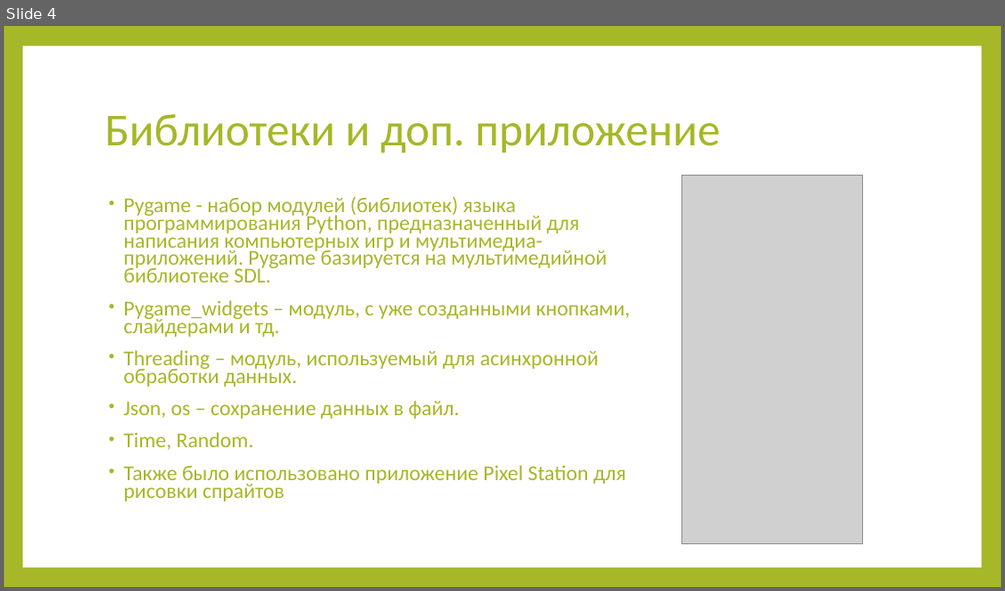
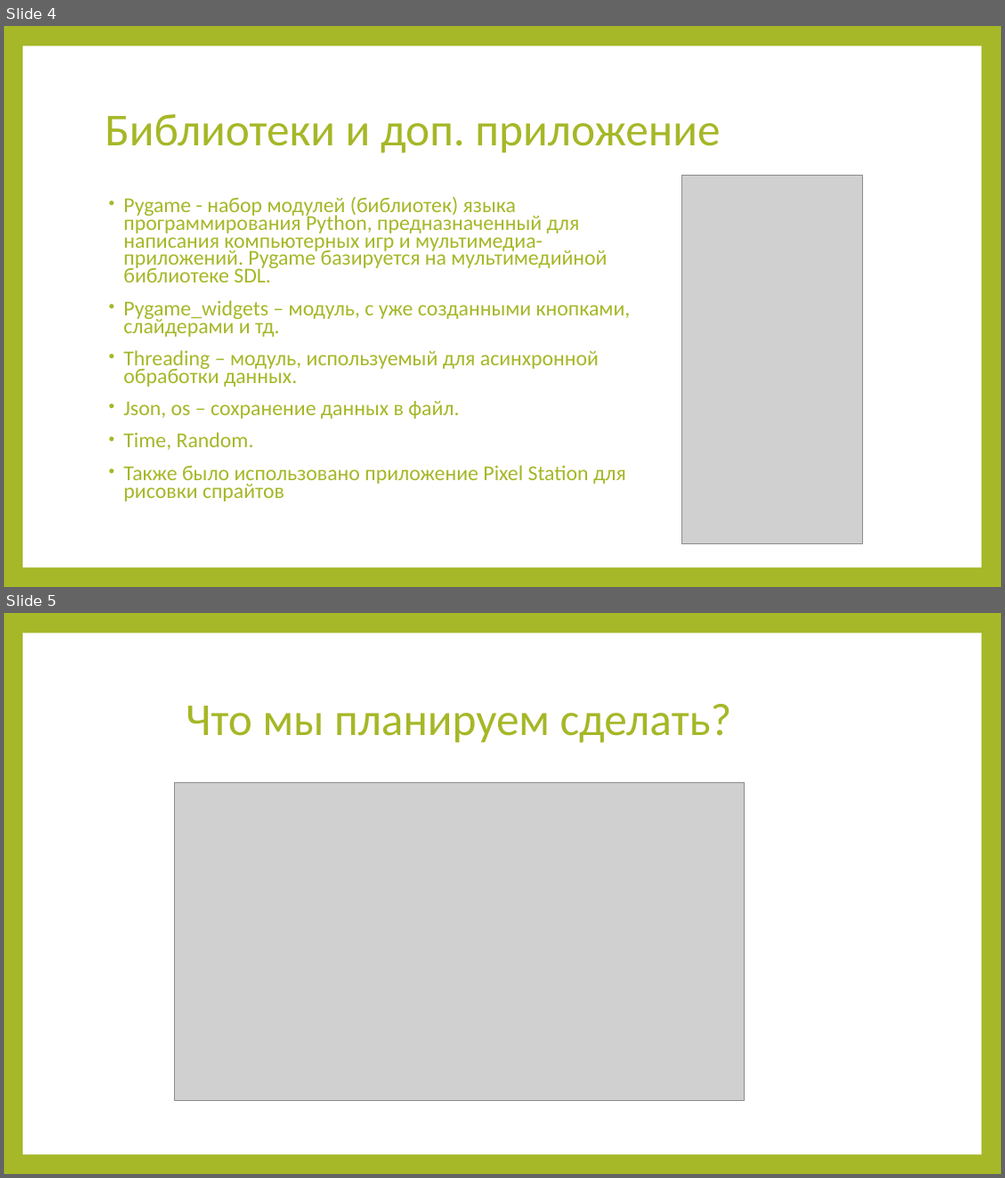
Before and after one commit to Proksima1/Game, a slide deck: Игра_проект.pptx. Shown one above the other, each under a label of ours: slide 4 before the commit, slides 4 and 5 after it. The pictures are 1005x591 and 1005x1178 pixels, drawn with LibreOffice and Linux fonts; fonts in the diff are those of the drawing; grey boxes stand for pictures. Boxes give left, top, right and bottom in pixels: in the first picture for what was removed or moved away, otherwise in the second. Text is boxed around its words. In the diff, an @@ line names an element or a change of style, - is before the commit and + after.

```diff
--- a/Игра_проект.pptx
+++ b/Игра_проект.pptx
@@ slide 5 added at box(4, 613, 1001, 1174), background #A6B727; not listed: 1 template element that a slide beside it also shows @@
@@ title added at box(186, 704, 732, 743), 44 pt, text #A6B727 @@
+Что мы планируем сделать?
@@ picture added at box(175, 783, 744, 1100) @@
```
Also in this commit, not shown: 3 other files.
